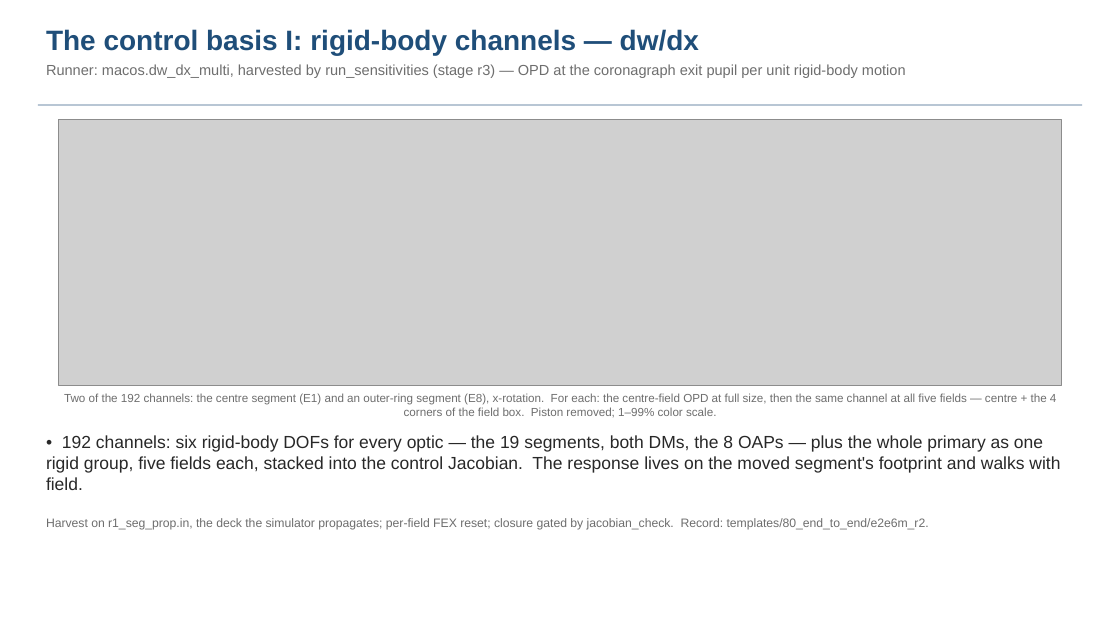
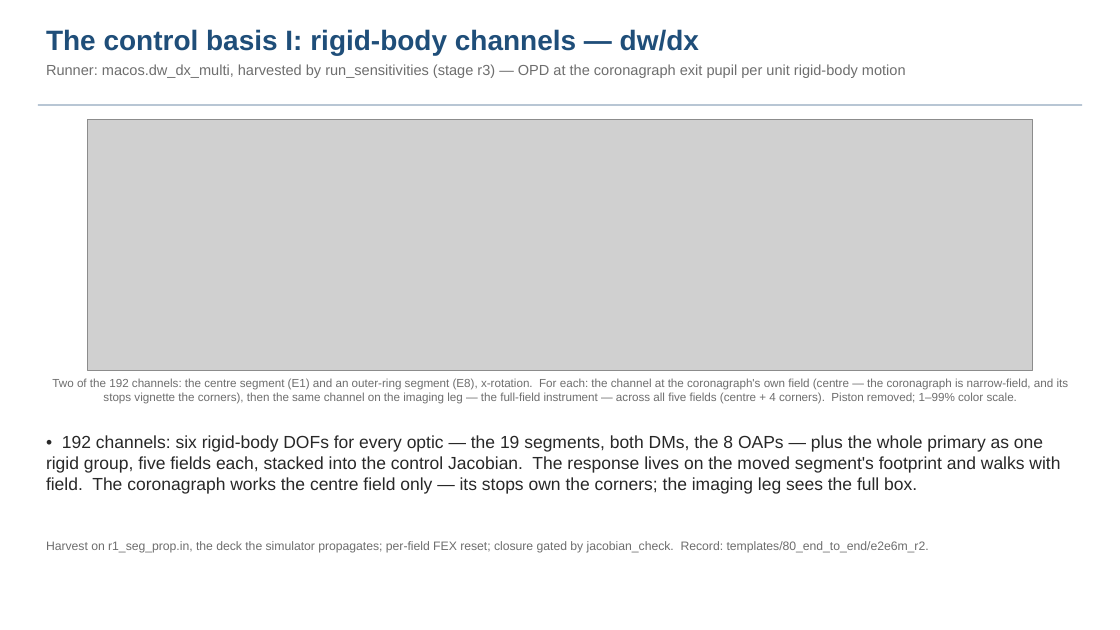
Before and after one commit to nasa-jpl/macos, a slide deck: slide 22 of demo_session/deck_keysight.pptx. Drawn at 1120x630 pixels with LibreOffice and Linux fonts; fonts in the diff are those of the drawing; grey boxes stand for pictures. Boxes give left, top, right and bottom in pixels: in the first picture for what was removed or moved away, otherwise in the second. Text is boxed around its words. In the diff, an @@ line names an element or a change of style, - is before the commit and + after.

```diff
--- a/demo_session/deck_keysight.pptx
+++ b/demo_session/deck_keysight.pptx
@@ picture: place and size @@
-picture at bbox=[59, 119, 1062, 386]
+picture at bbox=[87, 119, 1033, 371]
@@ text at bbox=[52, 378, 1069, 404]: text changed @@
-Two of the 192 channels: the centre segment (E1) and an outer-ring segment (E8), x-rotation. For each: the centre-field OPD at full size, then the same channel at all five fields — centre + the 4 corners of the field box. Piston removed; 1–99% color scale.
+Two of the 192 channels: the centre segment (E1) and an outer-ring segment (E8), x-rotation. For each: the channel at the coronagraph's own field (centre — the coronagraph is narrow-field, and its stops vignette the corners), then the same channel on the imaging leg — the full-field instrument — across all five fields (centre + 4 corners). Piston removed; 1–99% color scale.
@@ text at bbox=[46, 435, 1060, 494]: text changed @@
-• 192 channels: six rigid-body DOFs for every optic — the 19 segments, both DMs, the 8 OAPs — plus the whole primary as one rigid group, five fields each, stacked into the control Jacobian. The response lives on the moved segment's footprint and walks with field.
+• 192 channels: six rigid-body DOFs for every optic — the 19 segments, both DMs, the 8 OAPs — plus the whole primary as one rigid group, five fields each, stacked into the control Jacobian. The response lives on the moved segment's footprint and walks with field. The coronagraph works the centre field only — its stops own the corners; the imaging leg sees the full box.
@@ text "Harvest on r1_seg_prop.in, the deck ...": place and size @@
-text "Harvest on r1_seg_prop.in, the deck ..." at bbox=[46, 518, 929, 530]
+text "Harvest on r1_seg_prop.in, the deck ..." at bbox=[46, 541, 929, 553]
```
Also in this commit, not shown: 2 other slides changed, 6 other files.
